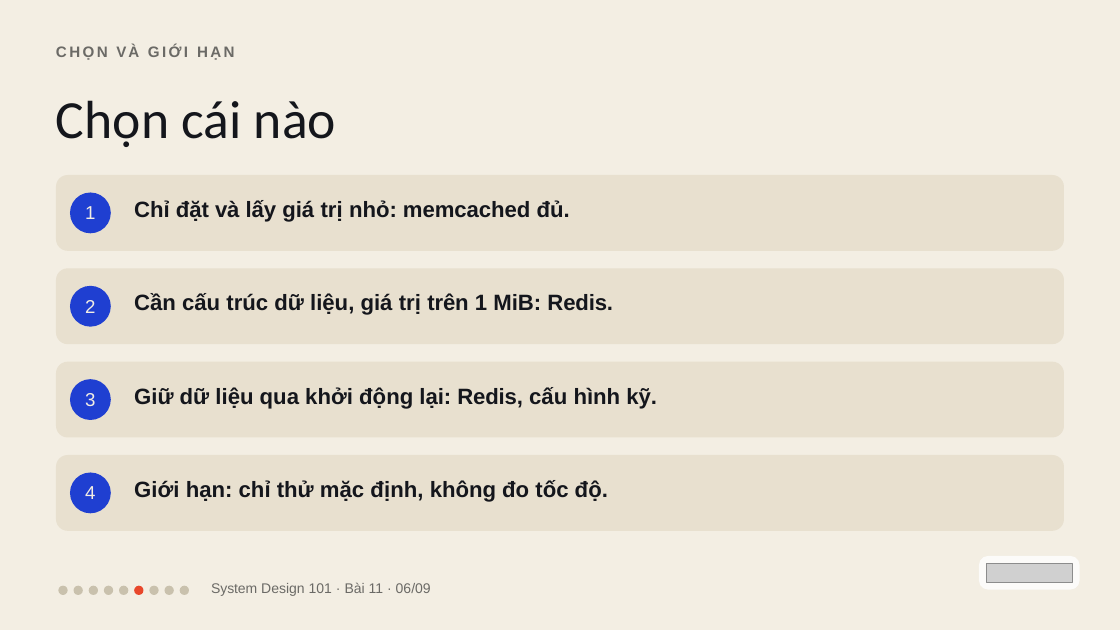
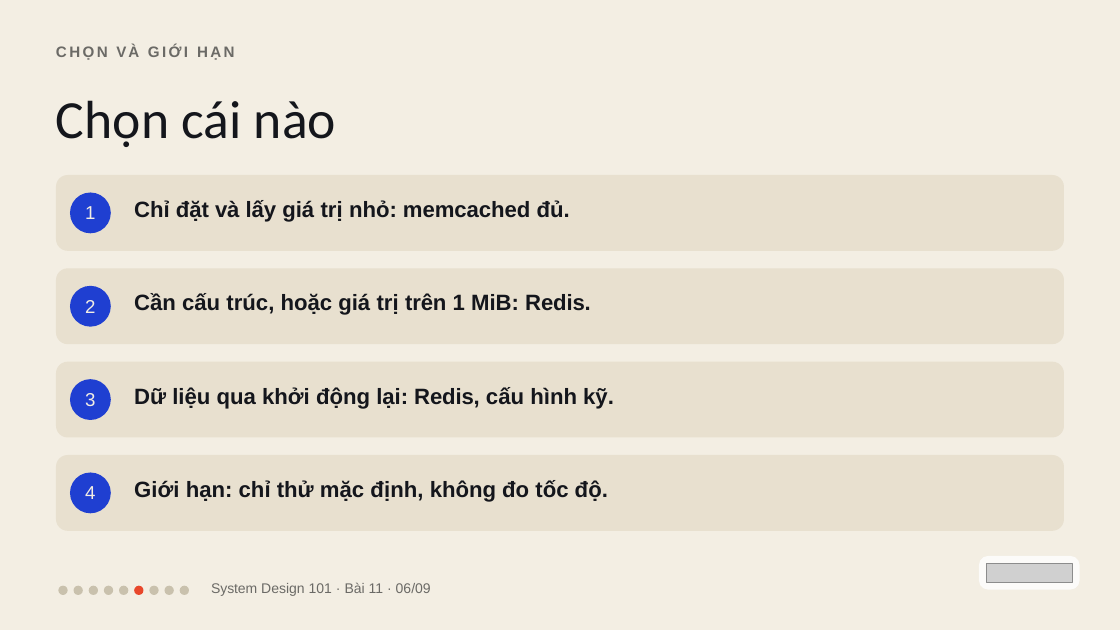
Before and after one commit to vohoailinh90/tool-marketing-studio, a slide deck: slide 6 of system-design-101/vi/lessons/sd-06-011/slides/sd-06-011.pptx. Drawn at 1120x630 pixels with LibreOffice and Linux fonts; fonts in the diff are those of the drawing; grey boxes stand for pictures. Boxes give left, top, right and bottom in pixels: in the first picture for what was removed or moved away, otherwise in the second. Text is boxed around its words. In the diff, an @@ line names an element or a change of style, - is before the commit and + after.

```diff
--- a/system-design-101/vi/lessons/sd-06-011/slides/sd-06-011.pptx
+++ b/system-design-101/vi/lessons/sd-06-011/slides/sd-06-011.pptx
@@ text at box(134, 293, 591, 315): text changed @@
-Cần cấu trúc dữ liệu, giá trị trên 1 MiB: Redis.
+Cần cấu trúc, hoặc giá trị trên 1 MiB: Redis.
@@ text at box(134, 387, 614, 409): text changed @@
-Giữ dữ liệu qua khởi động lại: Redis, cấu hình kỹ.
+Dữ liệu qua khởi động lại: Redis, cấu hình kỹ.
```
Also in this commit, not shown: 3 other slides changed, 7 other files.
